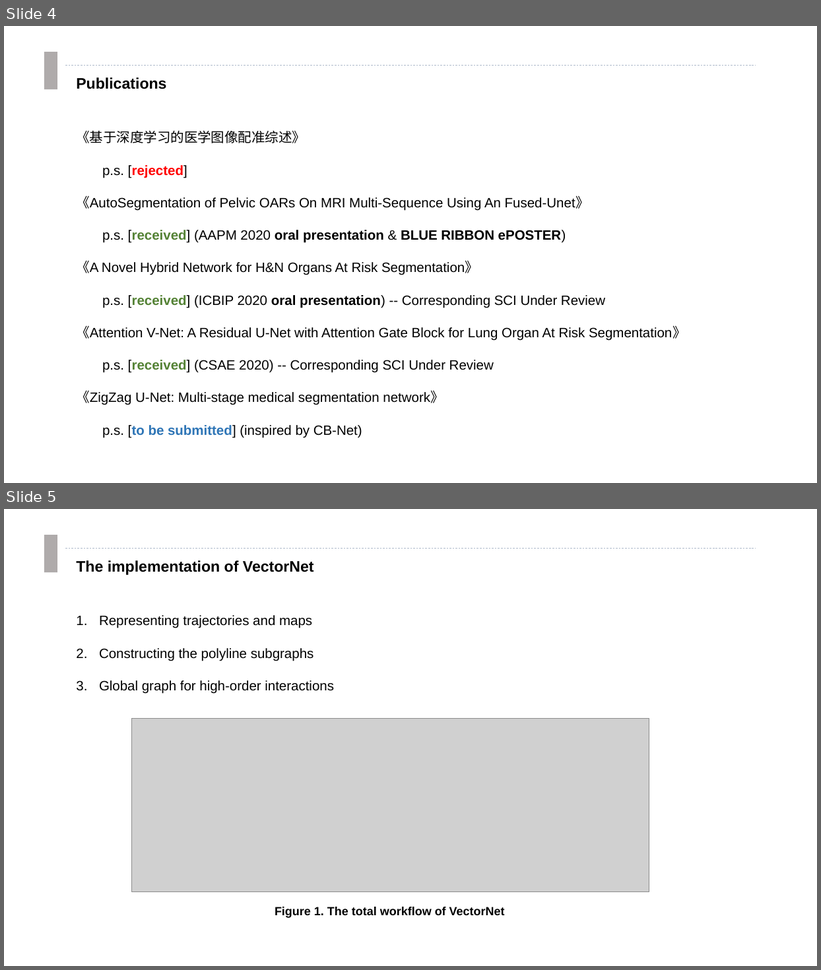
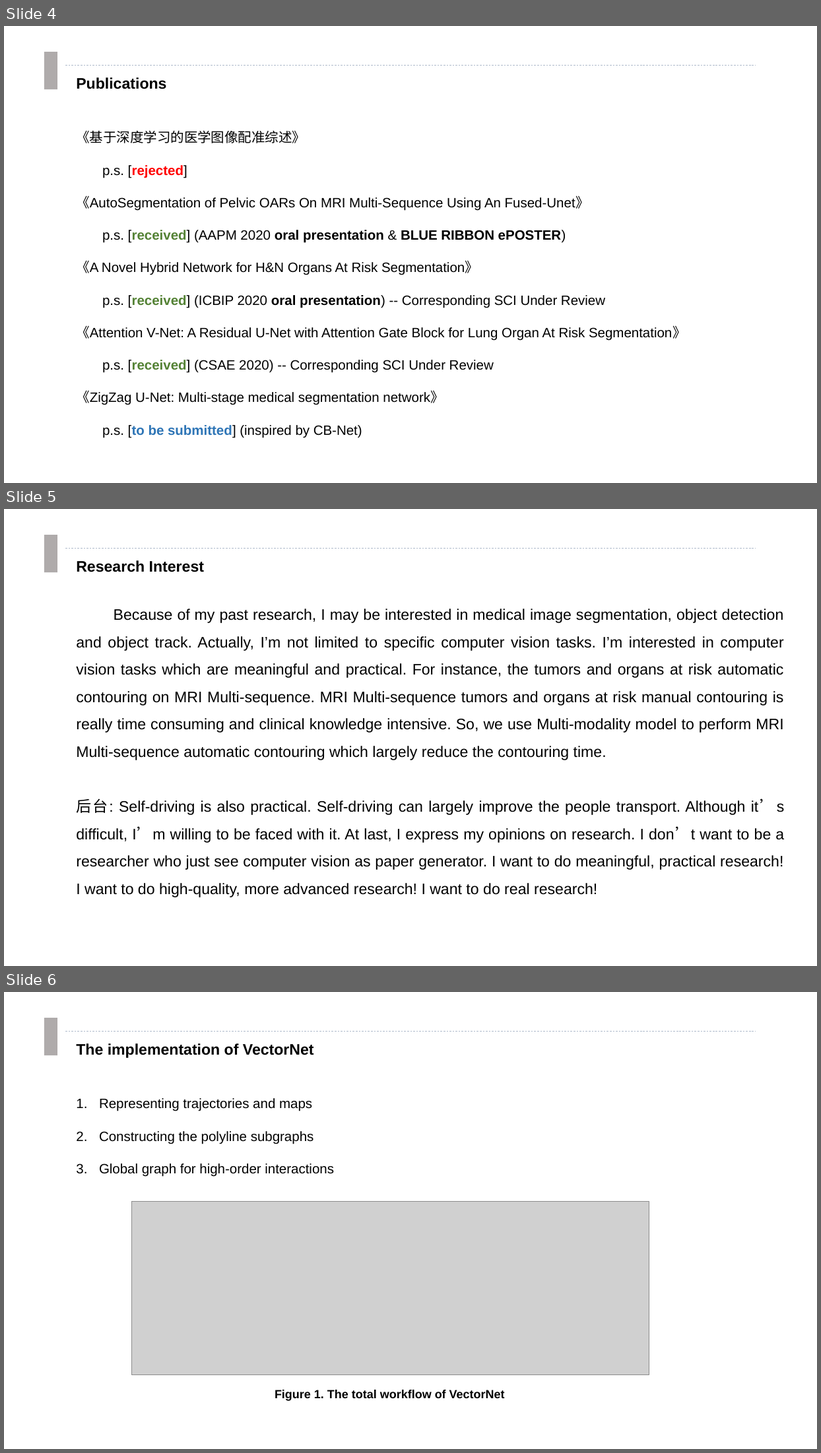
Before and after one commit to clownrat6/VectorNet, a slide deck: material/presentation.pptx. Shown one above the other, each under a label of ours: slides 4 and 5 before the commit, slides 4, 5 and 6 after it. The pictures are 821x970 and 821x1453 pixels, drawn with LibreOffice and Linux fonts; fonts in the diff are those of the drawing; grey boxes stand for pictures. Boxes give left, top, right and bottom in pixels: in the first picture for what was removed or moved away, otherwise in the second. Text is boxed around its words. In the diff, an @@ line names an element or a change of style, - is before the commit and + after.

Commit message:
presentation 更新。

```diff
--- a/material/presentation.pptx
+++ b/material/presentation.pptx
@@ slide 5 added at [4, 509, 817, 966], background #FFFFFF @@
@@ rectangle added at [44, 535, 57, 572], fill #AFABAB @@
@@ line added from (65, 548) to (756, 548), #ADB9CA 0.5 pt dashed @@
@@ text added at [76, 560, 204, 572], 18 pt, text #000000, bold @@
+Research Interest
@@ text added at [76, 609, 785, 898], 18 pt, text #000000 @@
+Because of my past research, I may be interested in medical image segmentation, object detection and object track. Actually, I’m not limited to specific computer vision tasks. I’m interested in computer vision tasks which are meaningful and practical. For instance, the tumors and organs at risk automatic contouring on MRI Multi-sequence. MRI Multi-sequence tumors and organs at risk manual contouring is really time consuming and clinical knowledge intensive. So, we use Multi-modality model to perform MRI Multi-sequence automatic contouring which largely reduce the contouring time.
+后台: Self-driving is also practical. Self-driving can largely improve the people transport. Although it’s difficult, I’m willing to be faced with it. At last, I express my opinions on research. I don’t want to be a researcher who just see computer vision as paper generator. I want to do meaningful, practical research! I want to do high-quality, more advanced research! I want to do real research!
@@ what was slide 5 is now slide 6 @@
```
Also in this commit, not shown: 2 other files.
